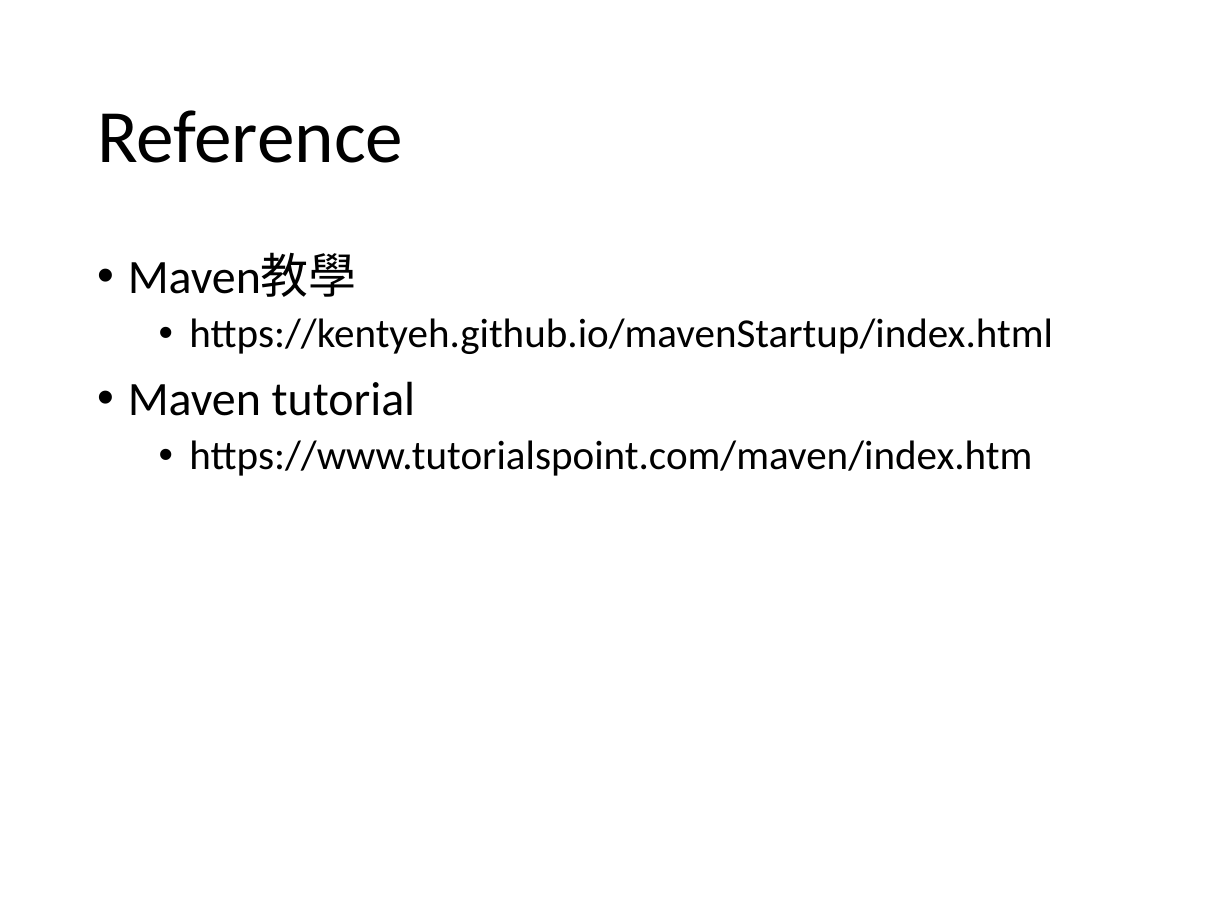
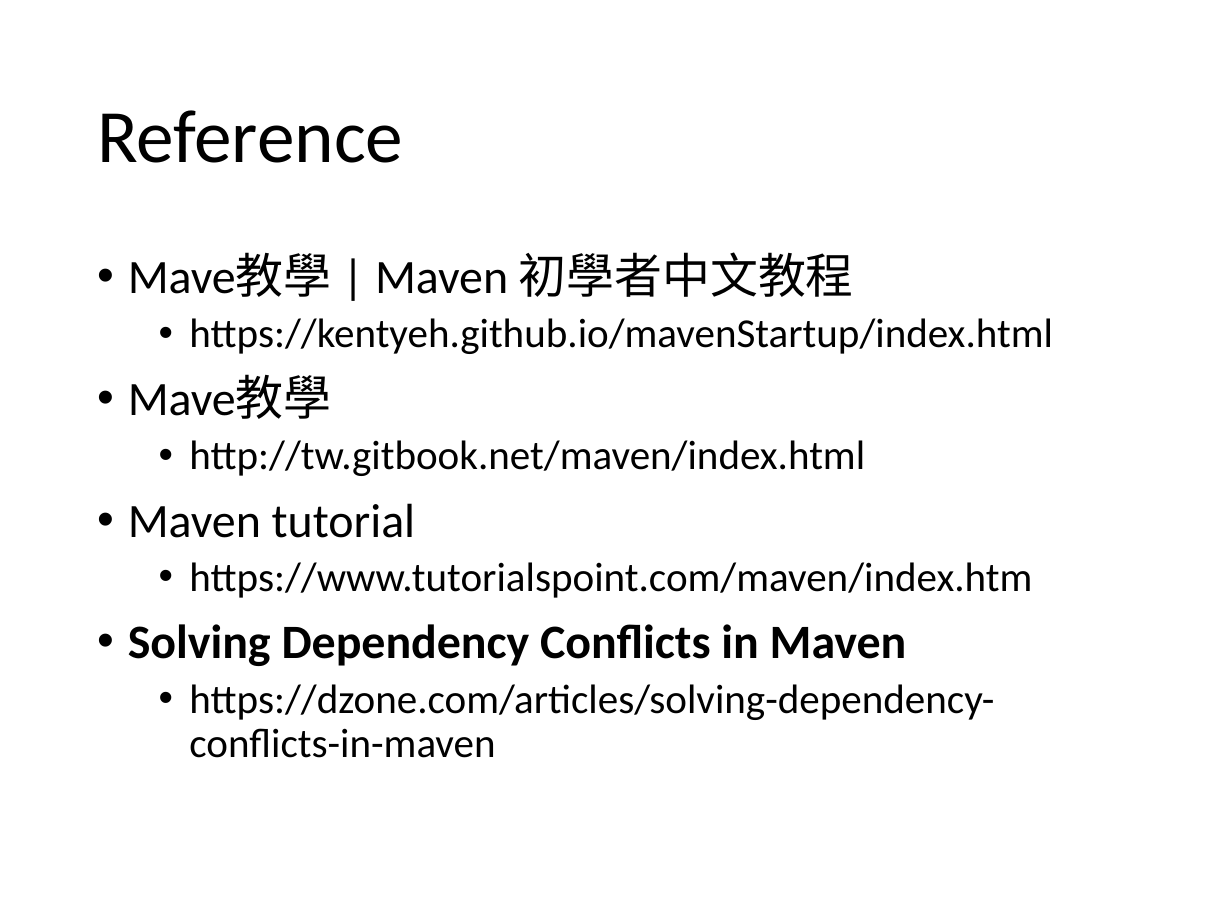
Before and after one commit to lawren43/mytest-repo, a slide deck: slide 157 of test-maven/doc/20191023-Maven Tutorial.pptx (slide 134 before the commit). Drawn at 1232x924 pixels with LibreOffice and Linux fonts; fonts in the diff are those of the drawing. Boxes give left, top, right and bottom in pixels: in the first picture for what was removed or moved away, otherwise in the second. Text is boxed around its words. In the diff, an @@ line names an element or a change of style, - is before the commit and + after.

```diff
--- a/test-maven/doc/20191023-Maven Tutorial.pptx
+++ b/test-maven/doc/20191023-Maven Tutorial.pptx
@@ text at (x1=128, y1=252, x2=854, y2=297): text changed @@
-• Maven教學
+• Mave教學 | Maven 初學者中文教程
@@ text at (x1=128, y1=375, x2=865, y2=476): paragraphs added @@
+• Mave教學
+  • http://tw.gitbook.net/maven/index.html
@@ text at (x1=128, y1=624, x2=994, y2=758): paragraphs added @@
+• Solving Dependency Conflicts in Maven
+  • https://dzone.com/articles/solving-dependency-conflicts-in-maven
```
Also in this commit, not shown: 2 other slides changed, 23 slides added, 4 other files.
